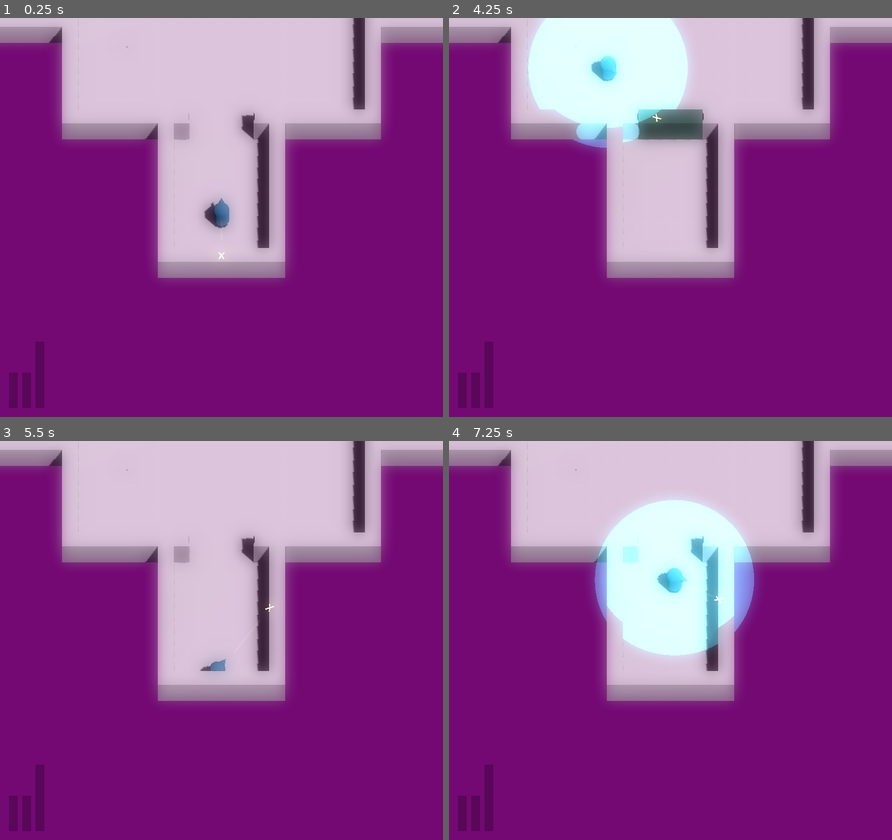
Above: before the commit, frames 1-4 (two rows, left to right).
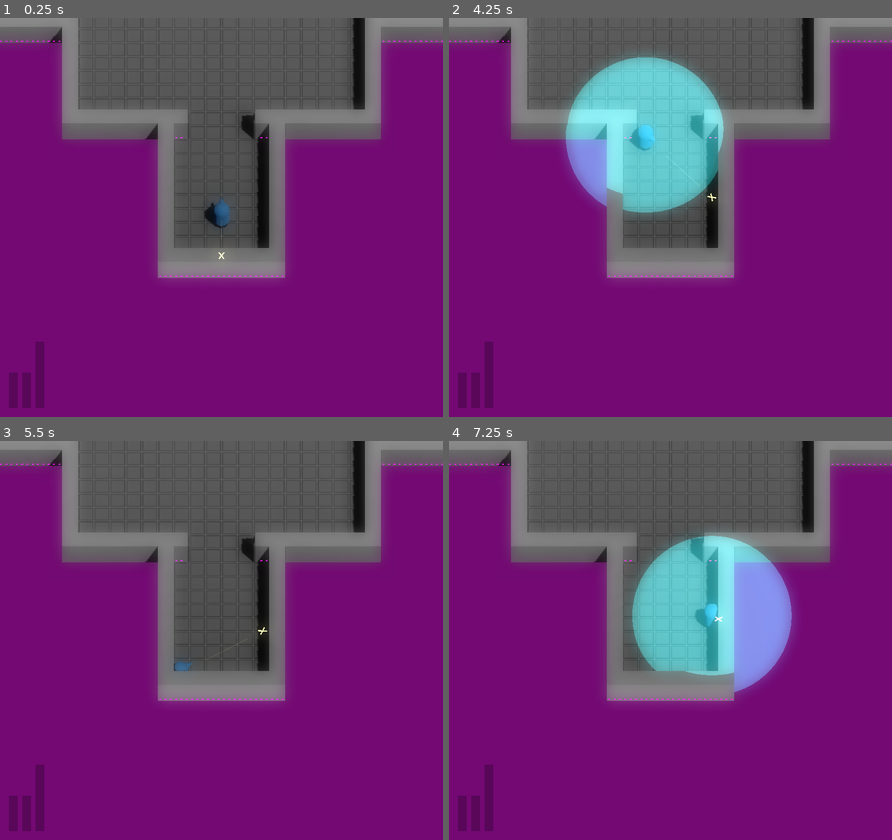
Above: after the commit, the same moments.

Repository: JackEvans24/bullet-absorb
Game: Godot game, scene res://scenes/main.tscn
The game is run twice, just before and just after one commit, with the same random seed, the same clock (stepped at 60 frames per second) and the same inputs.
Inputs (mouse positions are in pixels of both pictures, inside the frame that each line leads up to):
- Up to frame 1 (0.25 s): no input
- Up to frame 2 (4.25 s): tap Enter at 0.5 s; move the mouse to (767, 197) at 0.52 s; hold D (move_right) 0.53-1.28 s; hold Ctrl (absorb) 0.53-1.28 s; move the mouse to (581, 237) at 1.27 s; hold S (move_back) 1.28-2.03 s; tap Ctrl (absorb) at 1.35, 3.05 s; tap Escape (restart) at 2, 2.75 s; move the mouse to (714, 129) at 2.02 s; hold D (move_right) 2.03-2.78 s; hold Ctrl (absorb) 2.03-2.78 s; tap Space (dash) at 2.1 s; move the mouse to (648, 297) at 2.77 s; hold W (move_forward) 2.78-3.53 s; click (648, 297) at 2.85 s; move the mouse to (803, 277) at 3.52 s; hold A (move_left) from 3.53 s (still down); hold Ctrl (absorb) from 3.53 s (still down)
- Up to frame 3 (5.5 s): move the mouse to (88, 580) at 4.27 s; release Ctrl (absorb) at 4.28 s; tap Ctrl (absorb) at 4.35 s; tap Escape (restart) at 5 s; move the mouse to (243, 640) at 5.02 s; release A (move_left) at 5.03 s; hold S (move_back) from 5.03 s (still down); hold Ctrl (absorb) from 5.03 s (still down); tap Space (dash) at 5.1 s
- Up to frame 4 (7.25 s): tap Escape (restart) at 5.75, 6.5 s; move the mouse to (604, 540) at 5.77 s; release S (move_back) at 5.78 s; release Ctrl (absorb) at 5.78 s; hold D (move_right) 5.78-6.53 s; click (604, 540) at 5.85 s; tap Ctrl (absorb) at 6.05 s; move the mouse to (767, 620) at 6.52 s; hold W (move_forward) from 6.53 s (still down); hold Ctrl (absorb) from 6.53 s (still down)

The runs differ from the first frame. In frame 1, 33% of the frame differs, in the area x 0-100%, y 0-65%; in frame 2, 34%; in frame 3, 33%; in frame 4, 36%.
Error before the commit: Attempt to call function 'load' in base 'null instance' on a null instance. (res://scripts/main.gd:15)
Error after the commit: Parse Error: Could not parse global class "SaveGame" from "res://scripts/save/save_game.gd". (res://scripts/main.gd:12)

Commit message:
fix: fix null data throwing errors

Diff:
--- a/scripts/save/save_game.gd
+++ b/scripts/save/save_game.gd
@@ -5,22 +5,16 @@
 var data := SaveGameData.new()
 
 func save():
-    var save_file = FileAccess.open(SAVE_FILE_PATH, FileAccess.WRITE)
-
-    print(data)
-    print(data.to_dictionary())
-
-    var serialised_data = JSON.stringify(data.to_dictionary())
-    print(serialised_data)
-
-    save_file.store_string(serialised_data)
+	var save_file = FileAccess.open(SAVE_FILE_PATH, FileAccess.WRITE)
+	var serialised_data = JSON.stringify(data.to_dictionary())
+	save_file.store_string(serialised_data)
 
 func load():
-    if not FileAccess.file_exists(SAVE_FILE_PATH):
-        print("File not found")
-        return
+	if not FileAccess.file_exists(SAVE_FILE_PATH):
+		print("File not found")
+		return
 
-    var save_file = FileAccess.open(SAVE_FILE_PATH, FileAccess.READ)
+	var save_file = FileAccess.open(SAVE_FILE_PATH, FileAccess.READ)
 
     var json: JSON = JSON.new()
     var parse_result = json.parse(save_file.get_as_text())
--- a/scripts/save/save_game_data.gd
+++ b/scripts/save/save_game_data.gd
@@ -13,5 +13,5 @@
 
 func read(dict: Dictionary):
     for prop in get_property_list():
-        if prop.usage == PROPERTY_USAGE_SCRIPT_VARIABLE:
+        if prop.usage == PROPERTY_USAGE_SCRIPT_VARIABLE and dict.has(prop.name):
             set(prop.name, dict[prop.name])
